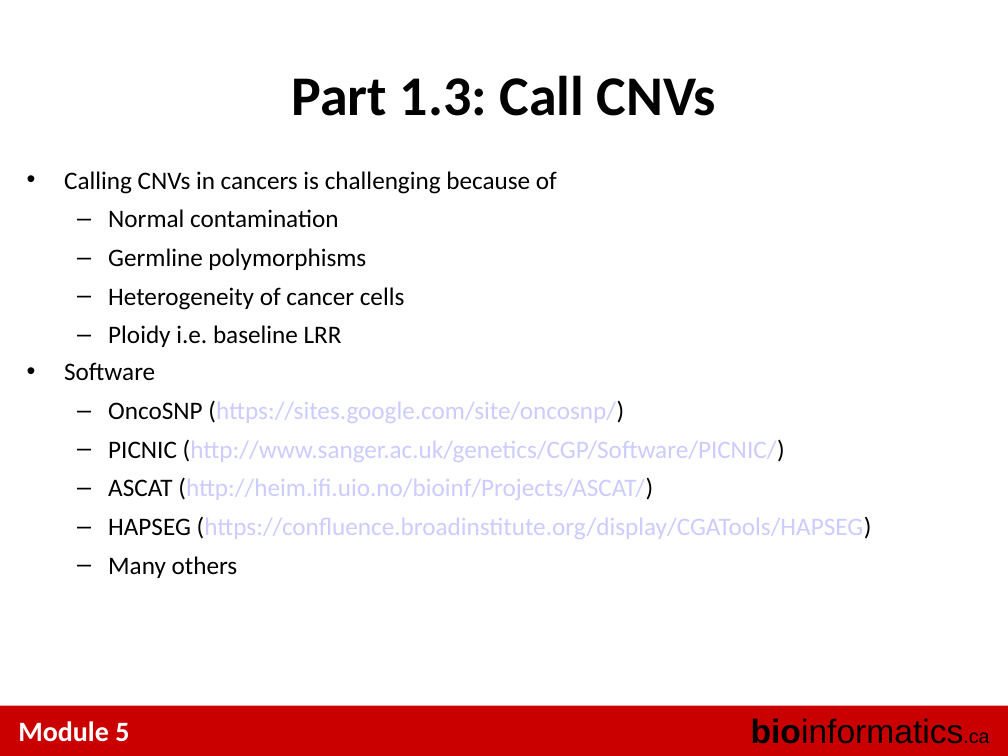
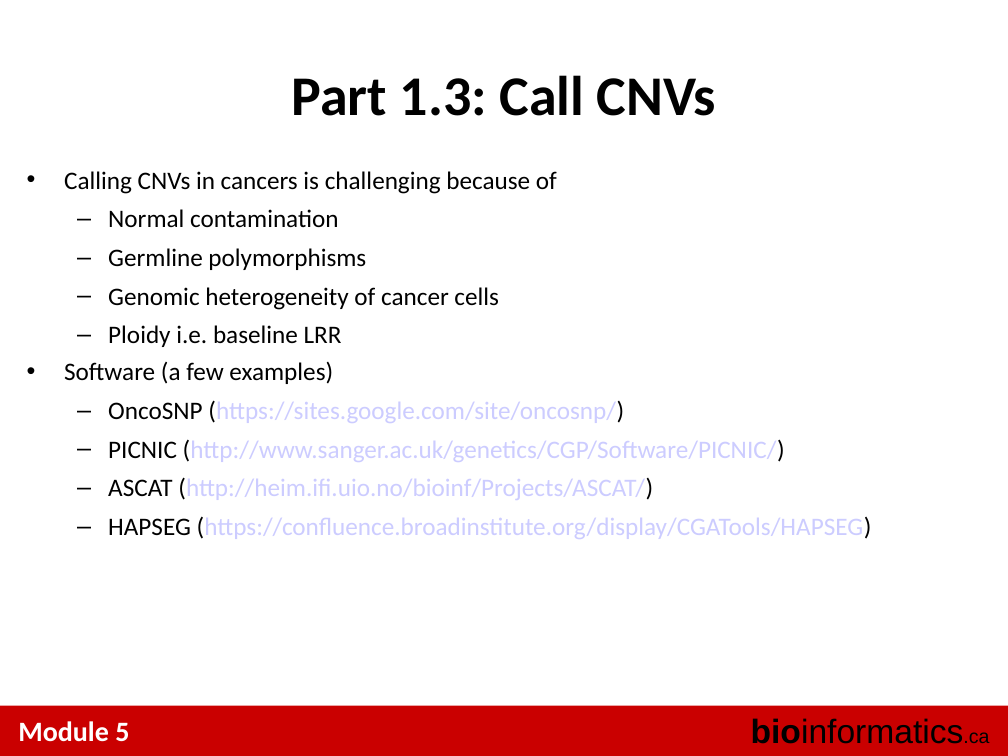
Before and after one commit to tinyheero/BICG-2016, a slide deck: slide 13 of copy_number/content/BiCG_2014_Module5_Lab_shah.ppt. Drawn at 1008x756 pixels with LibreOffice and Linux fonts; fonts in the diff are those of the drawing. Boxes give left, top, right and bottom in pixels: in the first picture for what was removed or moved away, otherwise in the second. Text is boxed around its words. In the diff, an @@ line names an element or a change of style, - is before the commit and + after.

```diff
--- a/copy_number/content/BiCG_2014_Module5_Lab_shah.ppt
+++ b/copy_number/content/BiCG_2014_Module5_Lab_shah.ppt
@@ text at (108,287,499,310): text changed @@
-  – Heterogeneity of cancer cells
+  – Genomic heterogeneity of cancer cells
@@ text at (64,362,333,384): text changed @@
-• Software
+• Software (a few examples)
@@ text at (108,556,238,578): paragraph removed @@
-  – Many others
```
Also in this commit, not shown: 7 other slides changed.
